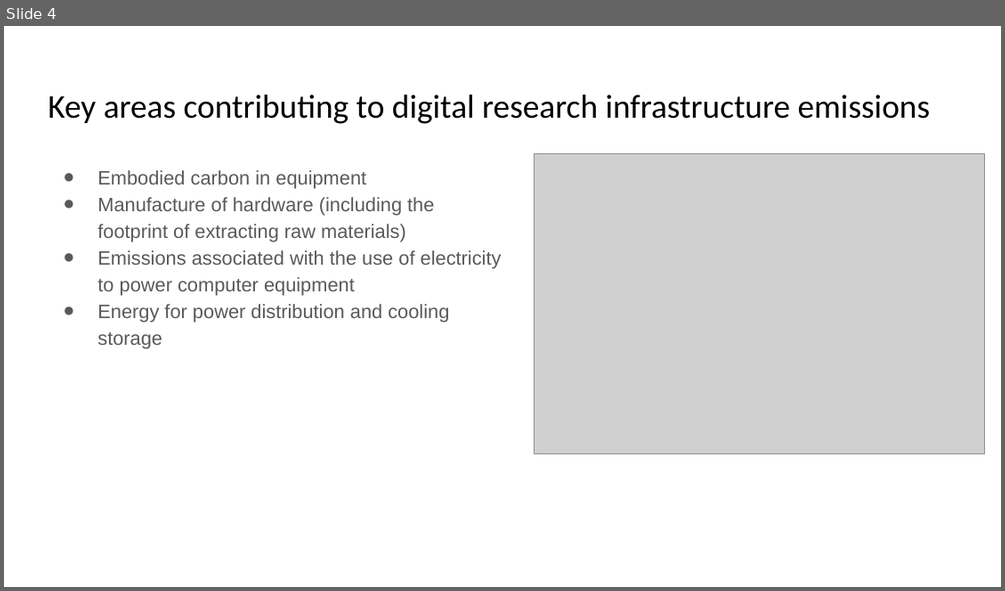
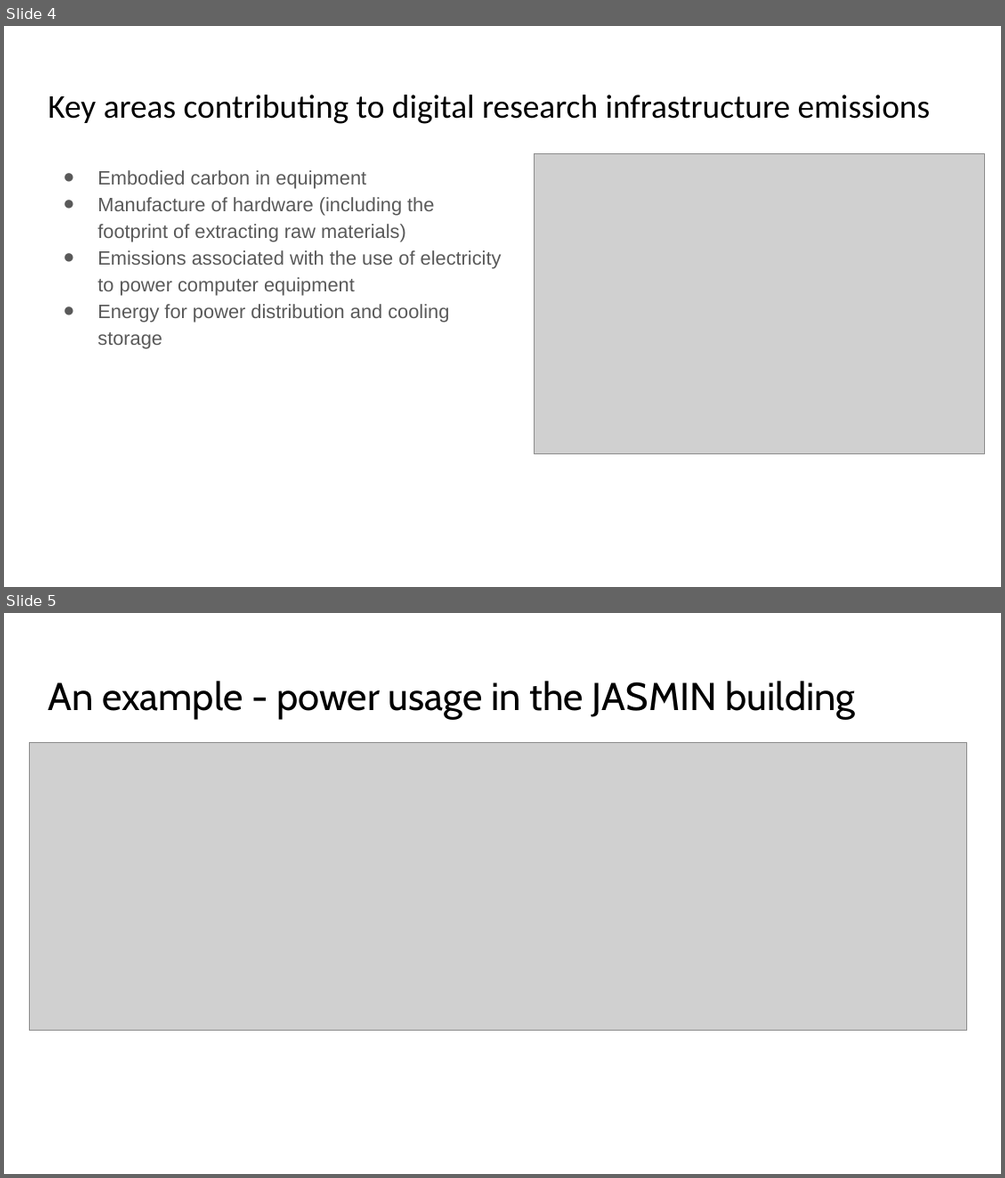
Before and after one commit to ncasuk/ncas-isc, a slide deck: working_practices/Introduction_to_Net_Zero.pptx. Shown one above the other, each under a label of ours: slide 4 before the commit, slides 4 and 5 after it. The pictures are 1005x591 and 1005x1178 pixels, drawn with LibreOffice and Linux fonts; fonts in the diff are those of the drawing; grey boxes stand for pictures; background and template pictures are left out. Boxes give left, top, right and bottom in pixels: in the first picture for what was removed or moved away, otherwise in the second. Text is boxed around its words. In the diff, an @@ line names an element or a change of style, - is before the commit and + after.

Commit message:
Added JASMIN power usage slide

```diff
--- a/working_practices/Introduction_to_Net_Zero.pptx
+++ b/working_practices/Introduction_to_Net_Zero.pptx
@@ slide 5 added at [4, 613, 1001, 1174], background picture (left out) @@
@@ title added at [48, 681, 856, 719], 28 pt, text #000000 @@
+An example - power usage in the JASMIN building
@@ picture added at [29, 743, 966, 1030] @@
```
Also in this commit, not shown: 2 slides changed, 1 other slide added.
